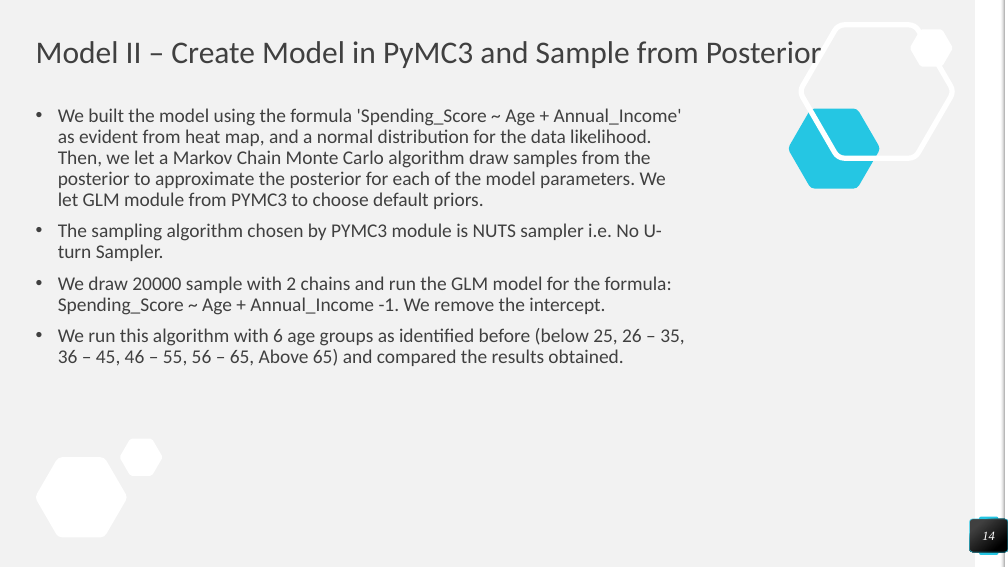
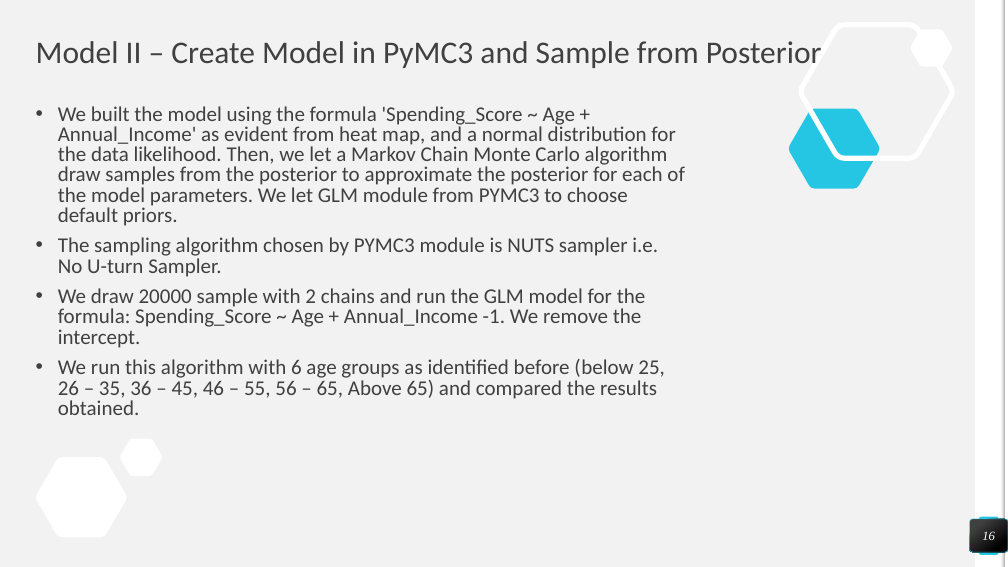
Before and after one commit to nealpatel02/DataScience_Project_3251, a slide deck: slide 16 of Customer Segmentation - Statistics Term Project Presentation - Team 5 - V2.pptx (slide 14 before the commit). Drawn at 1008x567 pixels with LibreOffice and Linux fonts; fonts in the diff are those of the drawing. Boxes give left, top, right and bottom in pixels: in the first picture for what was removed or moved away, otherwise in the second. Text is boxed around its words. In the diff, an @@ line names an element or a change of style, - is before the commit and + after.

```diff
--- a/Customer Segmentation - Statistics Term Project Presentation - Team 5 - V2.pptx
+++ b/Customer Segmentation - Statistics Term Project Presentation - Team 5 - V2.pptx
@@ text "We built the model using ..." at (58, 106, 685, 415): size 18.5 to 20 pt; line spacing 0.9 to 0.8 @@
@@ page number at (982, 531, 995, 540): text changed @@
-14
+16
```
Also in this commit, not shown: 19 other slides changed, 3 slides added, 1 slide removed.
